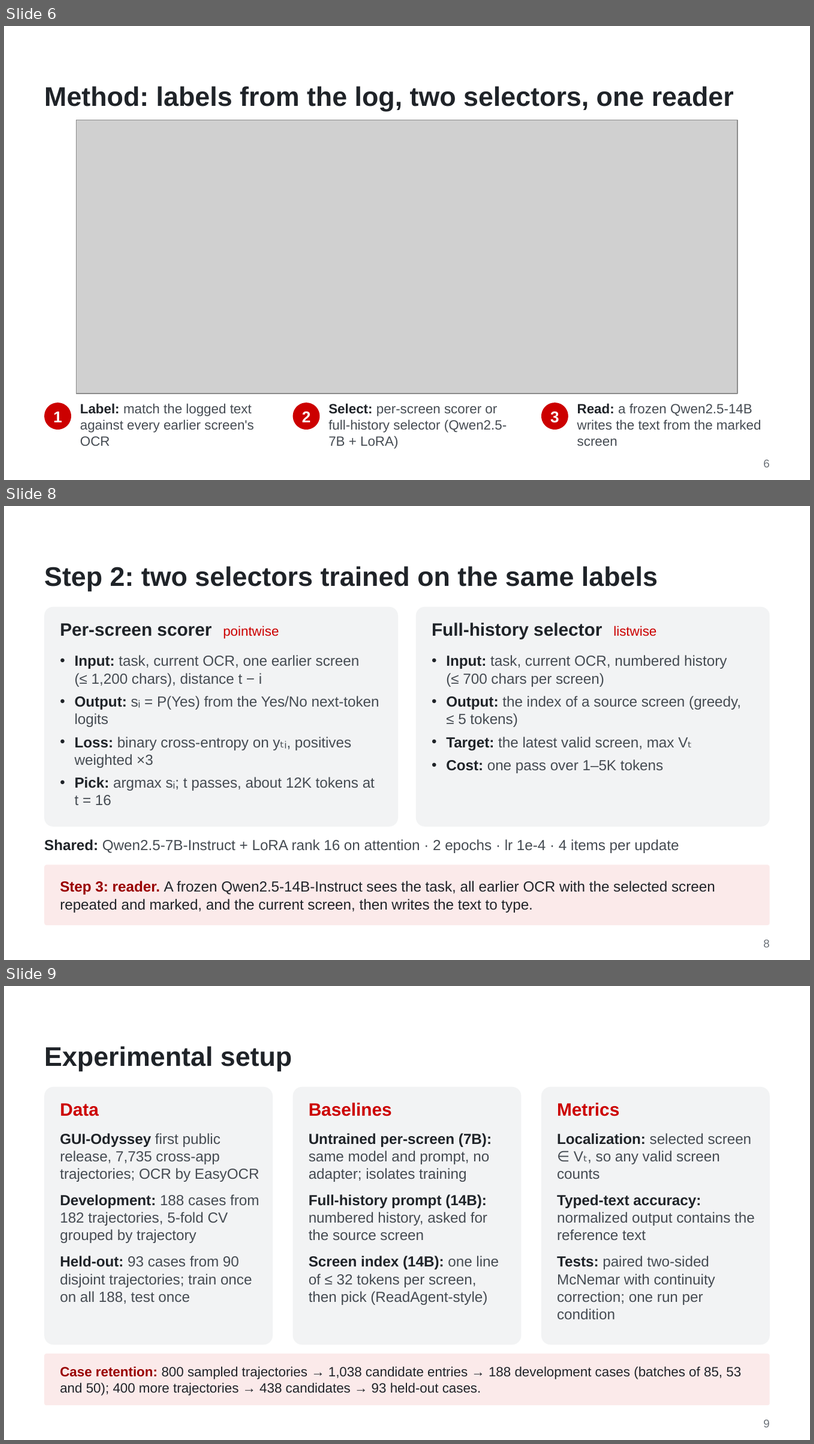
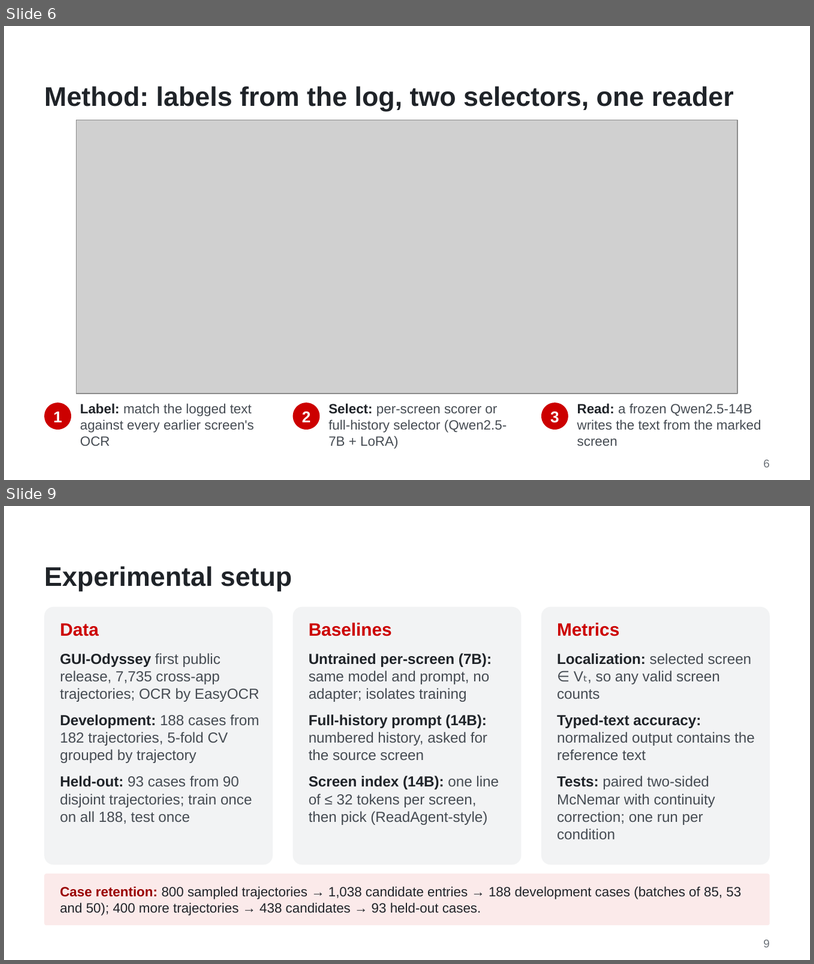
Before and after one commit to WMSlalalala/verifier-supervised-lookback, a slide deck: doc/Slides.pptx. Shown one above the other, each under a label of ours: slides 6, 8 and 9 before the commit, slides 6 and 9 after it; the slides between them are not shown. The pictures are 814x1444 and 814x964 pixels, drawn with LibreOffice and Linux fonts; fonts in the diff are those of the drawing; grey boxes stand for pictures; background and template pictures are left out. Boxes give left, top, right and bottom in pixels: in the first picture for what was removed or moved away, otherwise in the second. Text is boxed around its words. In the diff, an @@ line names an element or a change of style, - is before the commit and + after.

```diff
--- a/doc/Slides.pptx
+++ b/doc/Slides.pptx
@@ slide 8 removed at <box>4,506,810,960</box>, background #FFFFFF @@
@@ title removed at <box>44,566,658,591</box> @@
-Step 2: two selectors trained on the same labels
@@ rounded rectangle removed at <box>44,607,398,826</box> @@
@@ rounded rectangle removed at <box>416,607,770,826</box> @@
@@ text removed at <box>60,623,279,639</box> @@
-Per-screen scorer pointwise
@@ text removed at <box>432,622,657,639</box> @@
-Full-history selector listwise
@@ text removed at <box>75,655,380,805</box> @@
-• Input: task, current OCR, one earlier screen (≤ 1,200 chars), distance t − i
-• Output: sᵢ = P(Yes) from the Yes/No next-token logits
-• Loss: binary cross-entropy on yₜᵢ, positives weighted ×3
-• Pick: argmax sᵢ; t passes, about 12K tokens at t = 16
@@ text removed at <box>446,655,741,773</box> @@
-• Input: task, current OCR, numbered history (≤ 700 chars per screen)
-• Output: the index of a source screen (greedy, ≤ 5 tokens)
-• Target: the latest valid screen, max Vₜ
-• Cost: one pass over 1–5K tokens
@@ text removed at <box>44,839,679,853</box> @@
-Shared: Qwen2.5-7B-Instruct + LoRA rank 16 on attention · 2 epochs · lr 1e-4 · 4 items per update
@@ rounded rectangle removed at <box>44,864,770,925</box> @@
@@ text removed at <box>60,880,716,912</box> @@
-Step 3: reader. A frozen Qwen2.5-14B-Instruct sees the task, all earlier OCR with the selected screen repeated and marked, and the current screen, then writes the text to type.
@@ text removed at <box>764,939,770,947</box> @@
-8
```
Also in this commit, not shown: 3 slides added, 2 other slides removed, 3 other files.
